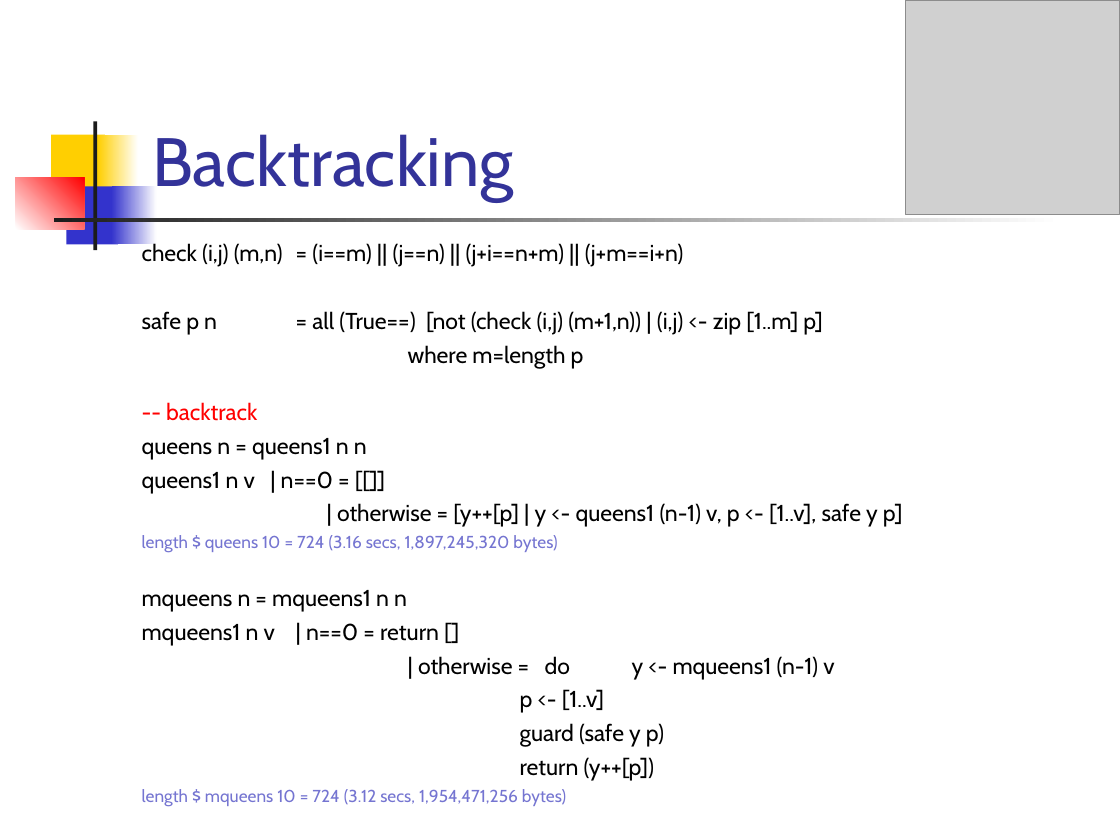
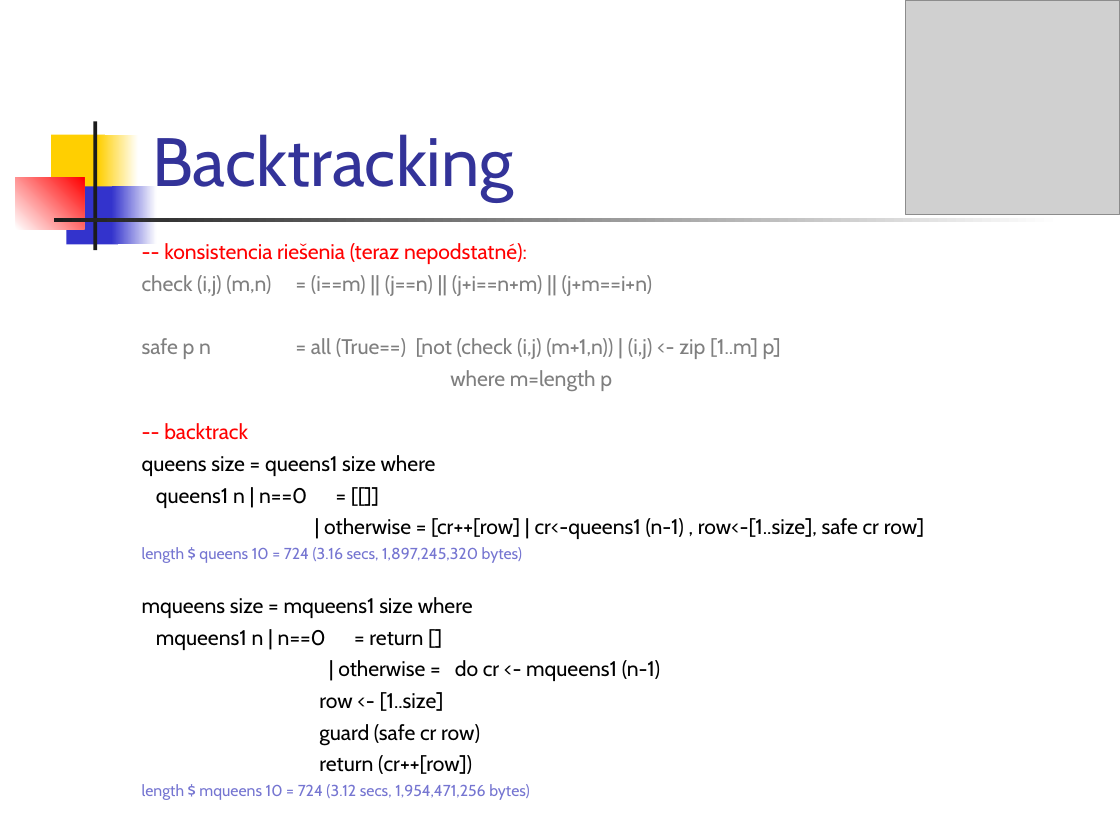
Before and after one commit to Funkcionalne/Prednasky, a slide deck: slide 18 of 12/12_fpro.ppt (slide 16 before the commit). Drawn at 1120x840 pixels with LibreOffice and Linux fonts; fonts in the diff are those of the drawing; grey boxes stand for pictures. Boxes give left, top, right and bottom in pixels: in the first picture for what was removed or moved away, otherwise in the second. Text is boxed around its words. In the diff, an @@ line names an element or a change of style, - is before the commit and + after.

```diff
--- a/12/12_fpro.ppt
+++ b/12/12_fpro.ppt
@@ text at (164, 243, 527, 264): paragraph added @@
+-- konsistencia riešenia (teraz nepodstatné):
@@ text at (142, 275, 781, 800): size 14.8 to 13.6 pt in "check (i,j) (m,n) = (i==m) || (j==n) ...", "safe p n = all (True==) [not ...", "where m=length p", "-- backtrack"; text colour #000000 to #7F7F7F in "check (i,j) (m,n) = (i==m) || (j==n) ...", "safe p n = all (True==) [not ...", "where m=length p"; size 11.1 to 10.2 pt in "length $ queens 10 = 724 (3.16 ...", "length $ mqueens 10 = 724 (3.12 ..." @@
@@ text at (142, 455, 924, 539): text changed; size 14.8 to 13.6 pt @@
-queens n = queens1 n n
-queens1 n v | n==0 = [[]]
-| otherwise = [y++[p] | y <- queens1 (n-1) v, p <- [1..v], safe y p]
+queens size = queens1 size where
+queens1 n | n==0 = [[]]
+| otherwise = [cr++[row] | cr<-queens1 (n-1) , row<-[1..size], safe cr row]
@@ text at (142, 597, 660, 774): text changed; size 14.8 to 13.6 pt @@
-mqueens n = mqueens1 n n
-mqueens1 n v | n==0 = return []
-| otherwise = do y <- mqueens1 (n-1) v
-p <- [1..v]
-guard (safe y p)
-return (y++[p])
+mqueens size = mqueens1 size where
+mqueens1 n | n==0 = return []
+| otherwise = do cr <- mqueens1 (n-1)
+row <- [1..size]
+guard (safe cr row)
+return (cr++[row])
```
Also in this commit, not shown: 18 other slides changed, 2 slides added, 1 other file.
